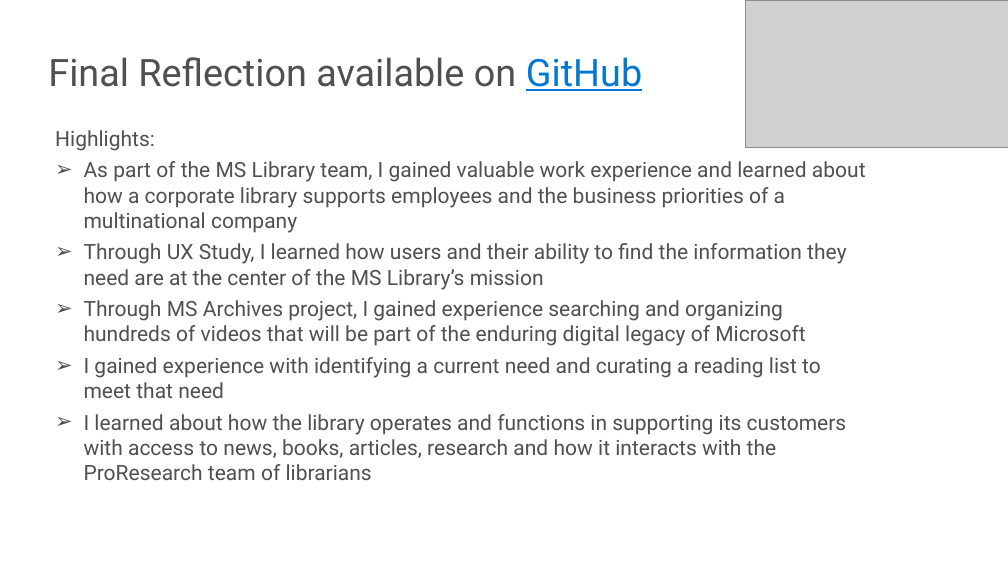
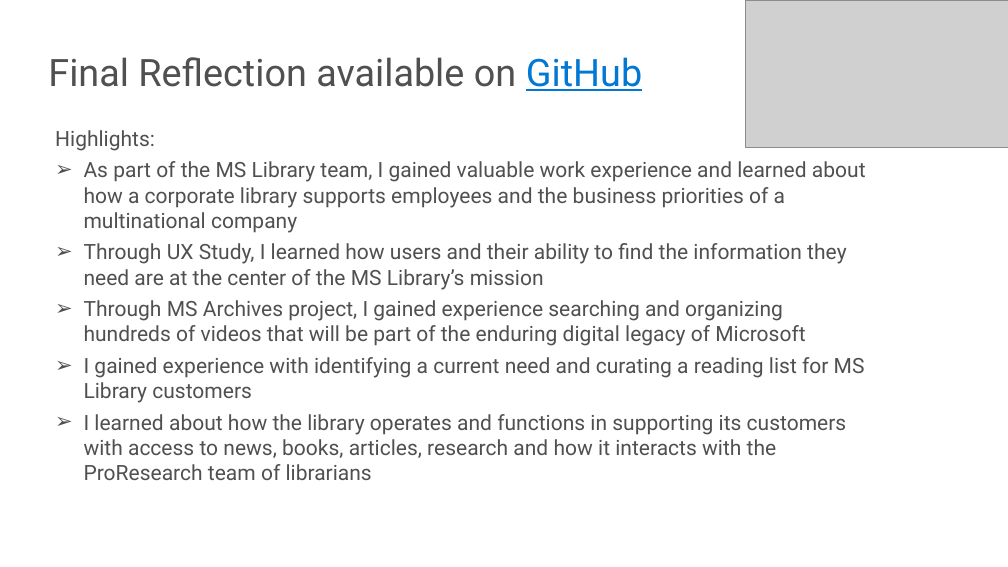
Before and after one commit to ewhinihan/dfw_mslibrary, a slide deck: slide 20 of DFW_MSLibraryArchives_WeeklyLearnings.pptx. Drawn at 1008x567 pixels with LibreOffice and Linux fonts; fonts in the diff are those of the drawing; grey boxes stand for pictures; background and template pictures are left out. Boxes give left, top, right and bottom in pixels: in the first picture for what was removed or moved away, otherwise in the second. Text is boxed around its words. In the diff, an @@ line names an element or a change of style, - is before the commit and + after.

```diff
--- a/DFW_MSLibraryArchives_WeeklyLearnings.pptx
+++ b/DFW_MSLibraryArchives_WeeklyLearnings.pptx
@@ text at bbox=[84, 357, 865, 403]: text changed @@
-➢ I gained experience with identifying a current need and curating a reading list to meet that need
+➢ I gained experience with identifying a current need and curating a reading list for MS Library customers
```
Also in this commit, not shown: 1 other slide changed.
